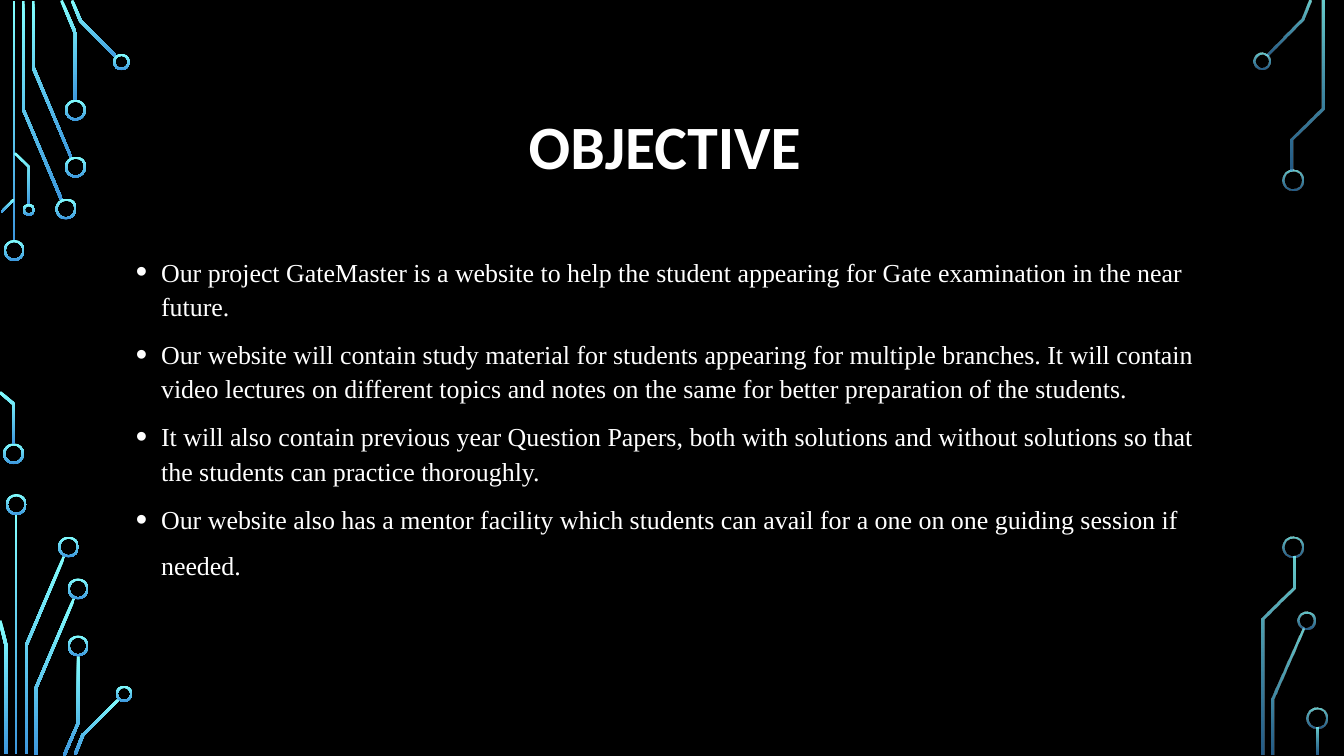
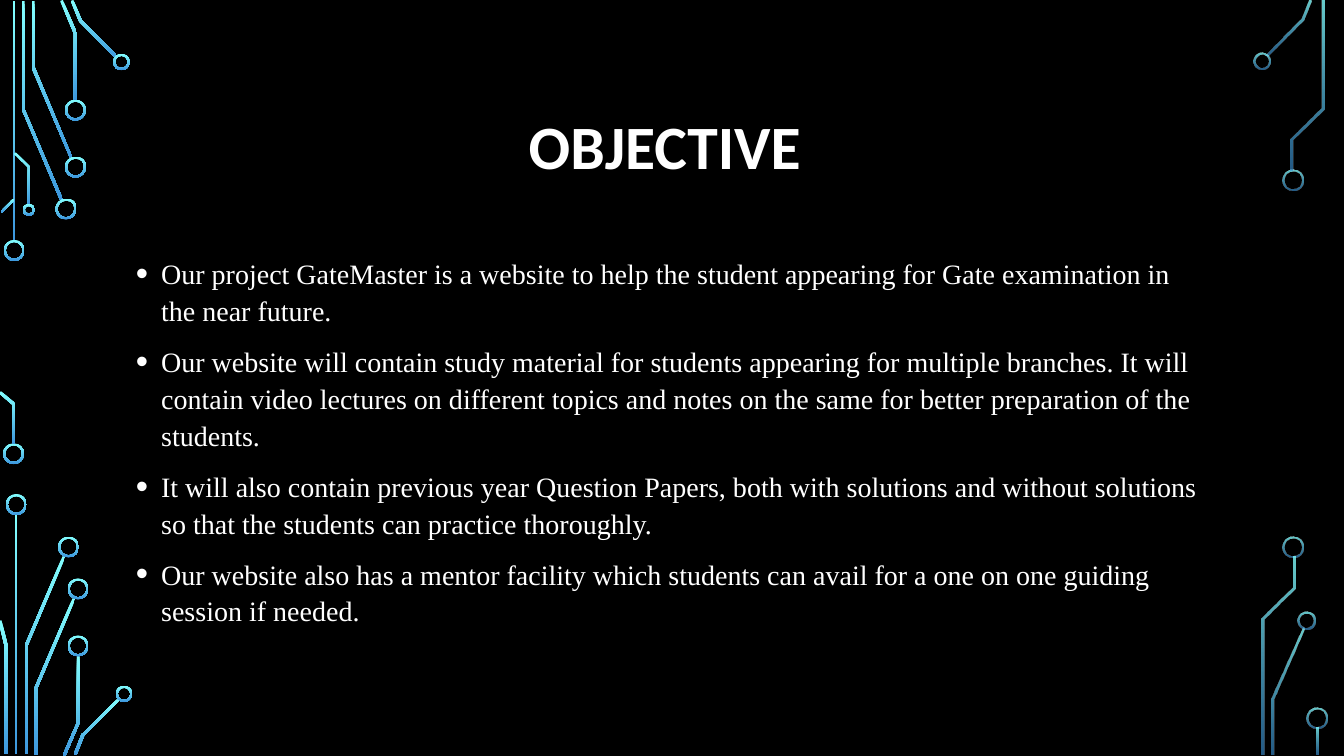
Before and after one commit to Mangesh-GitH/Web-Mini-Project, a slide deck: slide 3 of GateMaster.pptx. Drawn at 1344x756 pixels with LibreOffice and Linux fonts; fonts in the diff are those of the drawing; background and template pictures are left out. Boxes give left, top, right and bottom in pixels: in the first picture for what was removed or moved away, otherwise in the second. Text is boxed around its words. In the diff, an @@ line names an element or a change of style, - is before the commit and + after.

```diff
--- a/GateMaster.pptx
+++ b/GateMaster.pptx
@@ text "Our project GateMaster is a ..." at [161, 264, 1196, 622]: size 18.5 to 20 pt @@
```
Also in this commit, not shown: 1 other slide changed, 13 other files.
